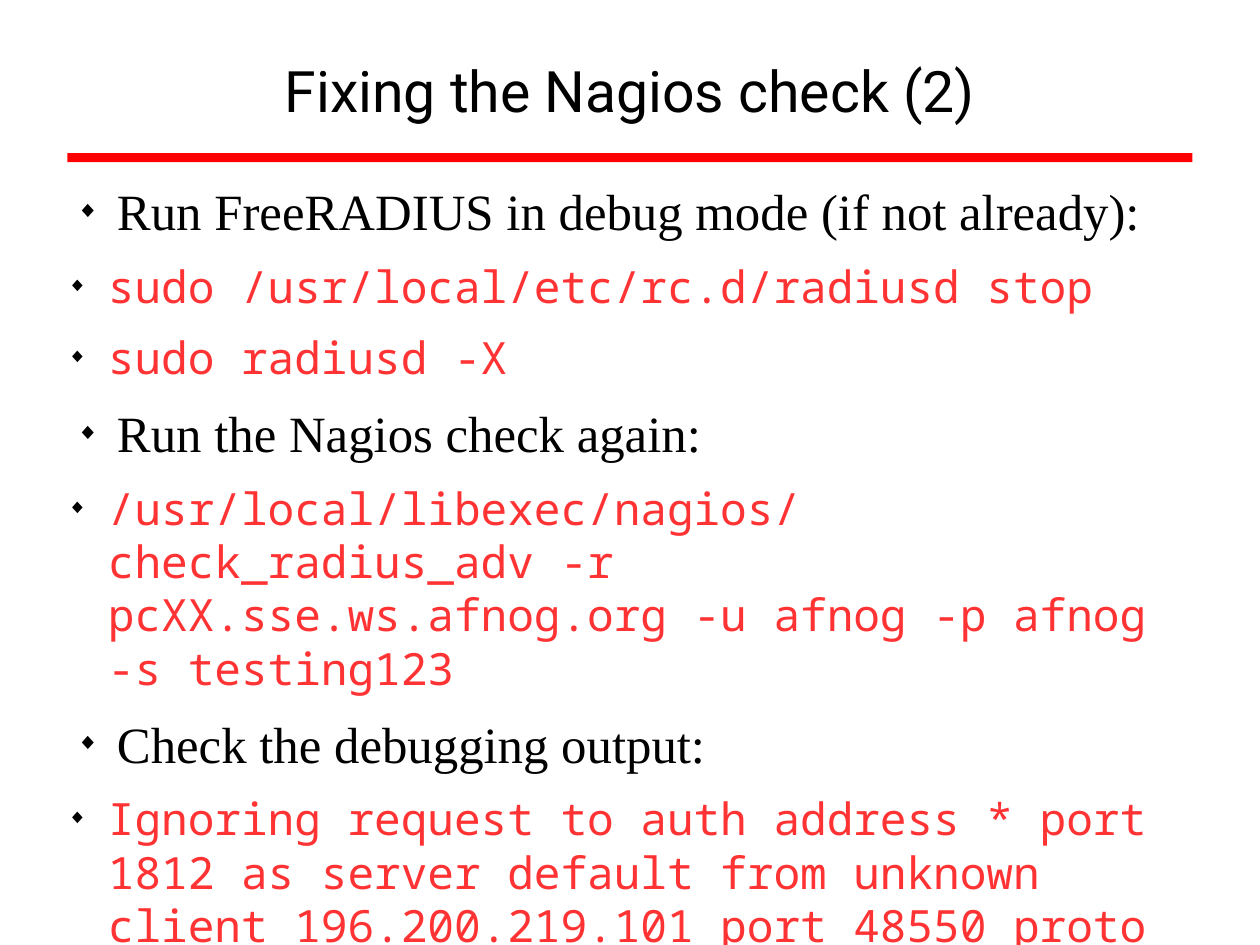
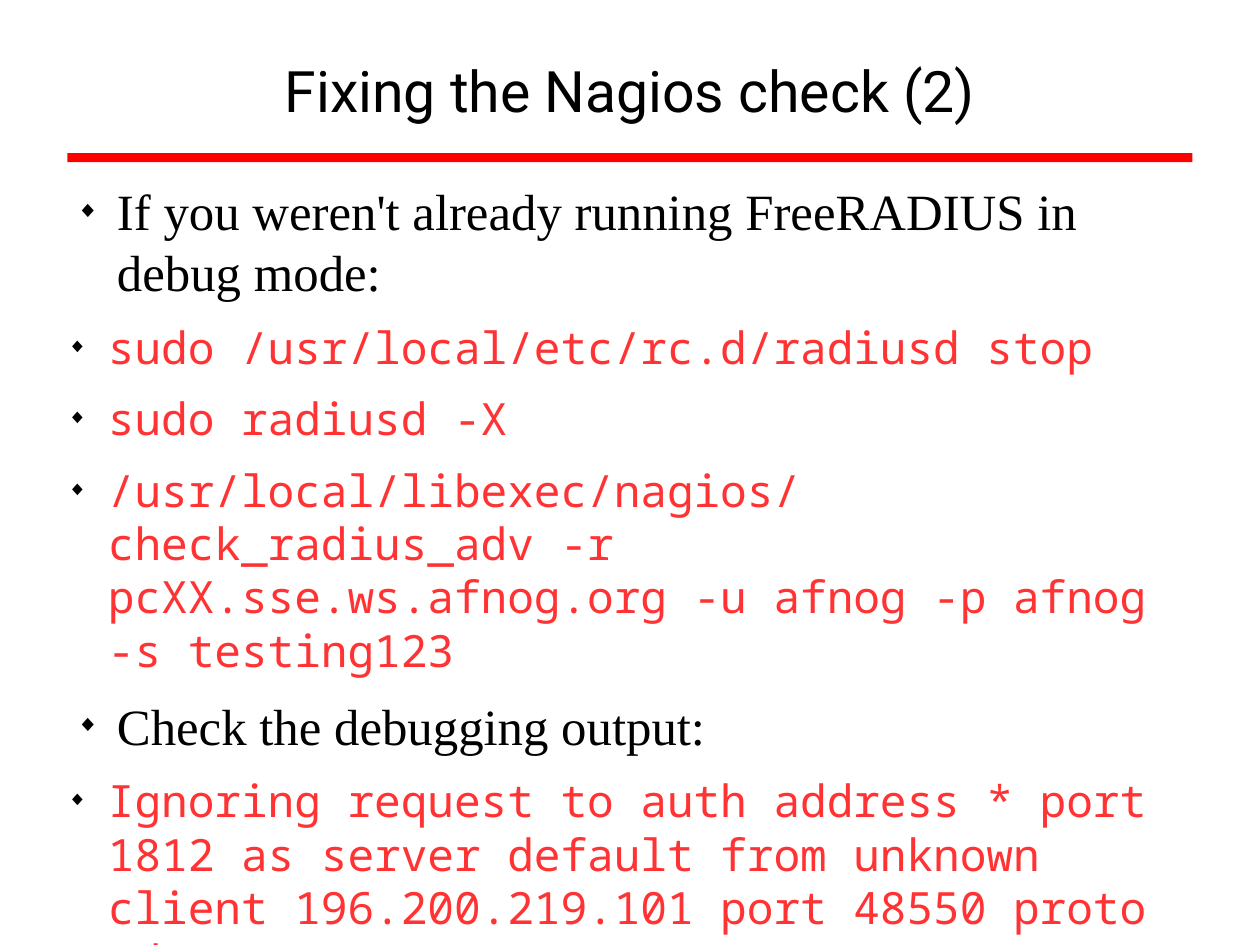
Before and after one commit to afnog/sse, a slide deck: slide 38 of radius/radius_presentation.odp. Drawn at 1260x945 pixels with LibreOffice and Linux fonts; fonts in the diff are those of the drawing; background and template pictures are left out. Boxes give left, top, right and bottom in pixels: in the first picture for what was removed or moved away, otherwise in the second. Text is boxed around its words. In the diff, an @@ line names an element or a change of style, - is before the commit and + after.

Commit message:
/ ‘radius/radius_presentation.odp’

```diff
--- a/radius/radius_presentation.odp
+++ b/radius/radius_presentation.odp
@@ text at (117,194,1076,302): text changed @@
-◆ Run FreeRADIUS in debug mode (if not already):
+◆ If you weren't already running FreeRADIUS in debug mode:
@@ text at (117,416,701,462): paragraph removed @@
-◆ Run the Nagios check again:
```
